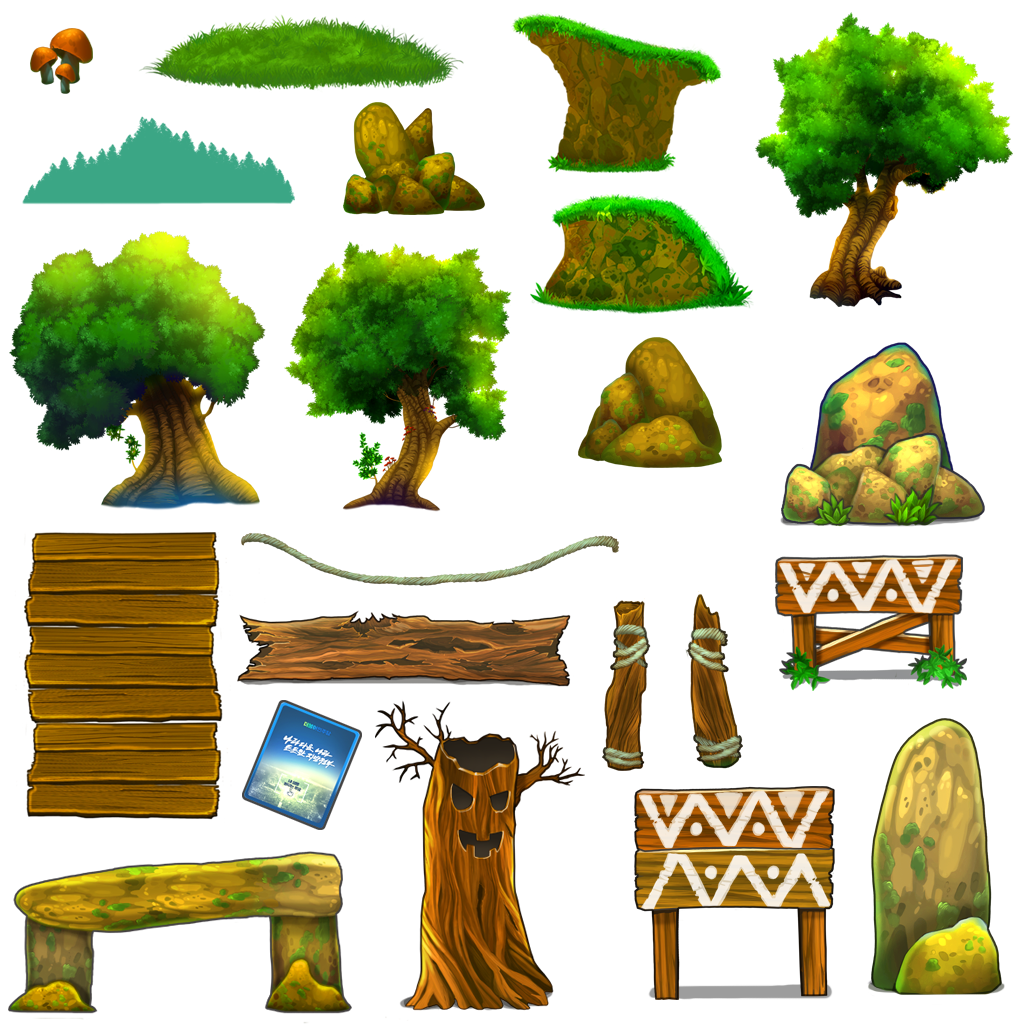
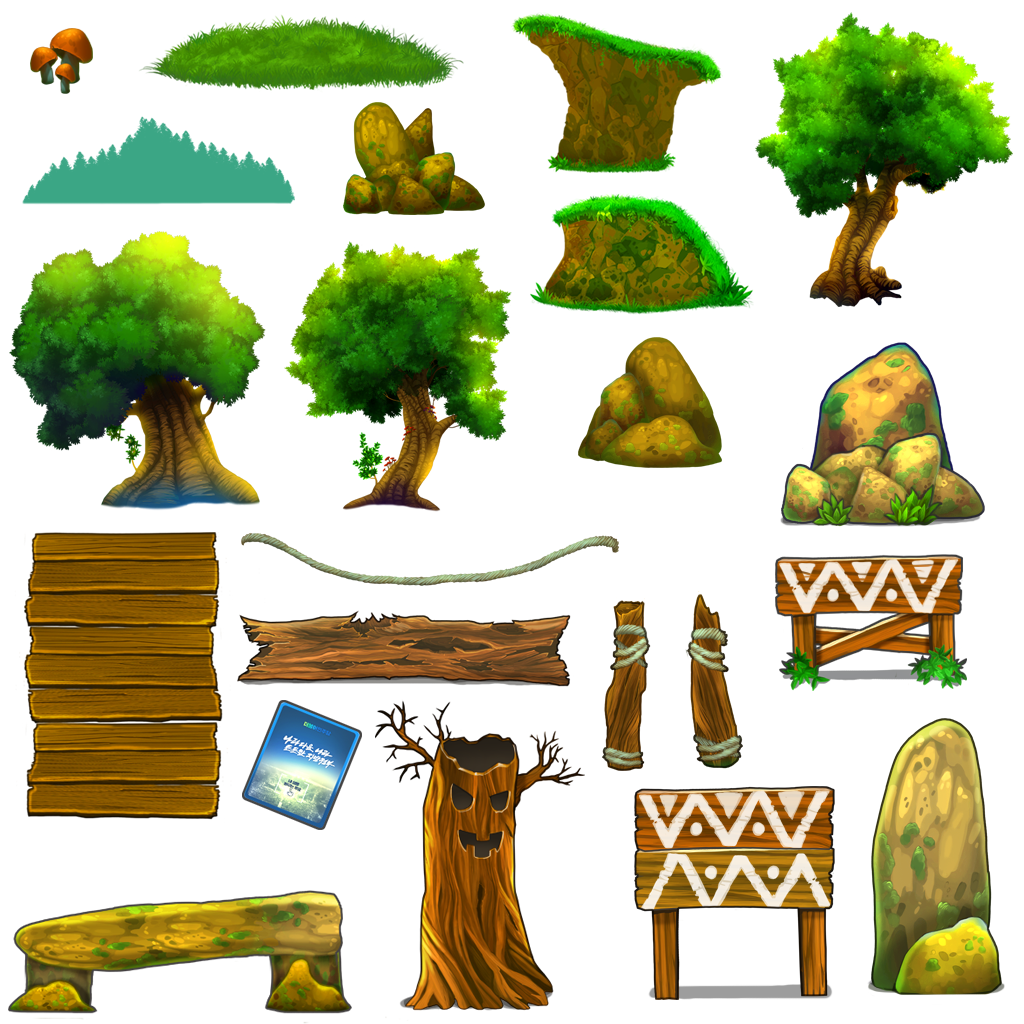
Comparing the layer stacks of the two 1024px x 1024px images. Changes:
painted on "Layer 8" over [13,851,343,990]
